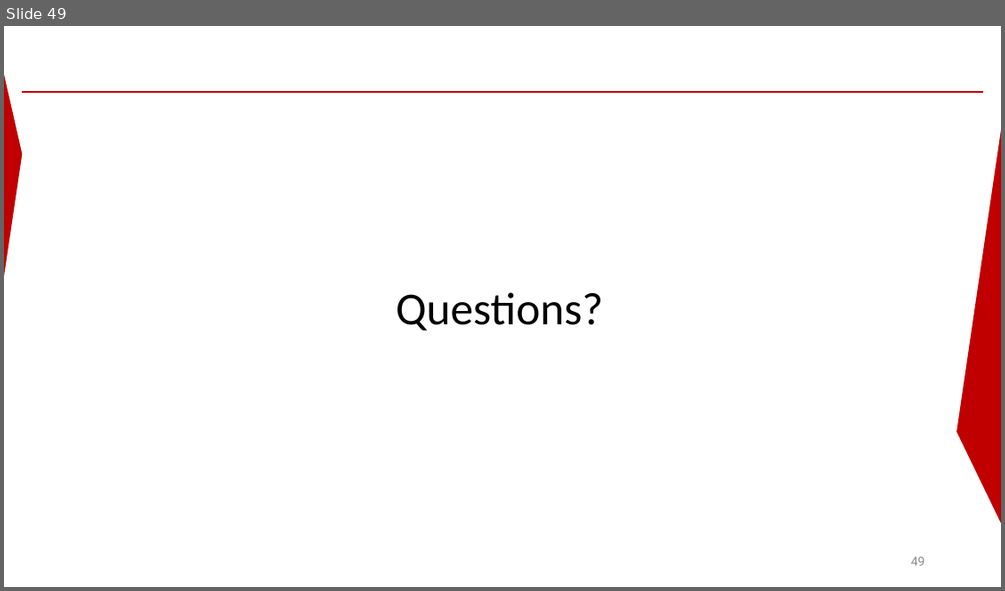
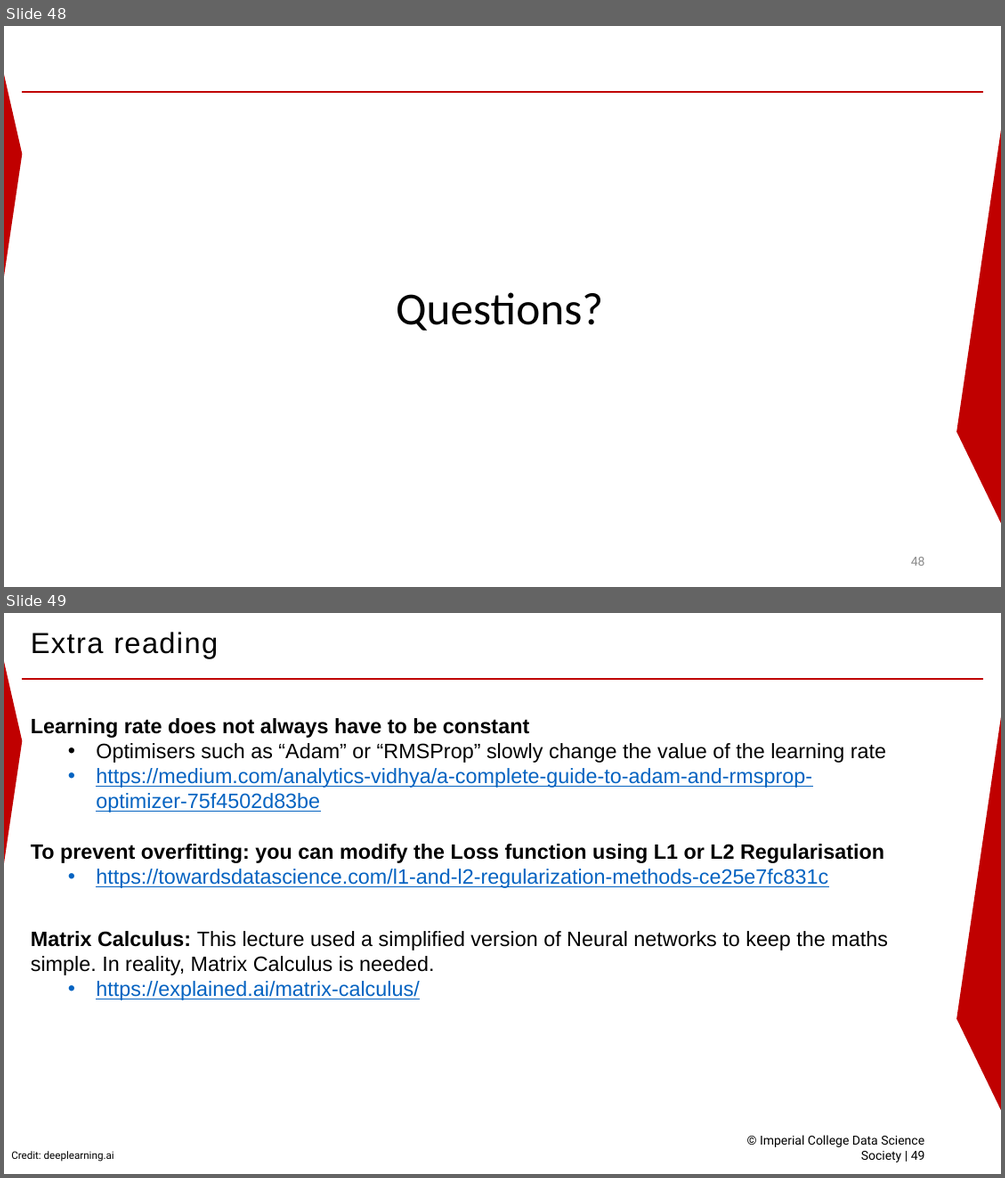
Before and after one commit to Imperial-College-Data-Science-Society/Lecture-series-2022-23, a slide deck: L4/Lecture 4 2022 1.pptx. Shown one above the other, each under a label of ours: slide 49 before the commit, slides 48 and 49 after it. The pictures are 1005x591 and 1005x1178 pixels, drawn with LibreOffice and Linux fonts; fonts in the diff are those of the drawing; background and template pictures are left out. Boxes give left, top, right and bottom in pixels: in the first picture for what was removed or moved away, otherwise in the second. Text is boxed around its words. In the diff, an @@ line names an element or a change of style, - is before the commit and + after.

```diff
--- a/L4/Lecture 4 2022 1.pptx
+++ b/L4/Lecture 4 2022 1.pptx
@@ slide 49 added at [4,613,1001,1174], background #FFFFFF; not listed: 3 template elements that a slide beside it also shows @@
@@ title added at [31,632,218,657], 28 pt, text #000000 @@
+Extra reading
@@ text added at [31,718,886,812], 20 pt, text #000000 @@
+Learning rate does not always have to be constant
+  • Optimisers such as “Adam” or “RMSProp” slowly change the value of the learning rate
+  • https://medium.com/analytics-vidhya/a-complete-guide-to-adam-and-rmsprop-optimizer-75f4502d83be
@@ rectangle added at [840,813,968,868], fill #FFFFFF, outline #FFFFFF 2.25 pt @@
@@ text added at [31,844,884,888], 20 pt, text #0563C1, underline @@
+To prevent overfitting: you can modify the Loss function using L1 or L2 Regularisation
+  • https://towardsdatascience.com/l1-and-l2-regularization-methods-ce25e7fc831c
@@ text added at [31,931,888,1000], 20 pt, text #000000 @@
+Matrix Calculus: This lecture used a simplified version of Neural networks to keep the maths simple. In reality, Matrix Calculus is needed.
+  • https://explained.ai/matrix-calculus/
@@ text added at [760,1135,925,1162], 12 pt, text #000000 @@
+© Imperial College Data Science Society | 49
@@ text added at [11,1151,114,1161], 10 pt, text #000000 @@
+Credit: deeplearning.ai
@@ what was slide 49 is now slide 48 @@
```
Also in this commit, not shown: 3 slides changed, 1 slide removed, 1 other file.
